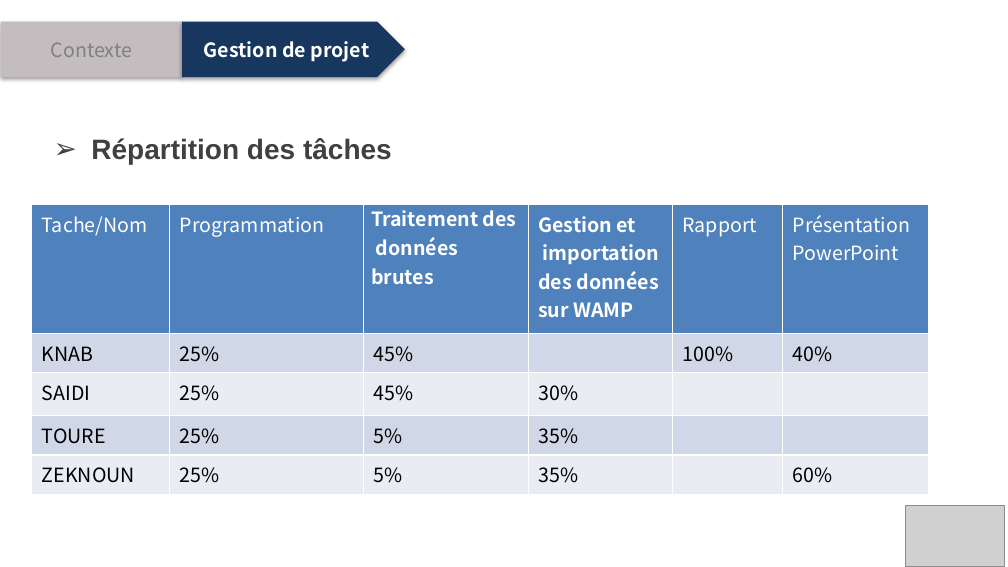
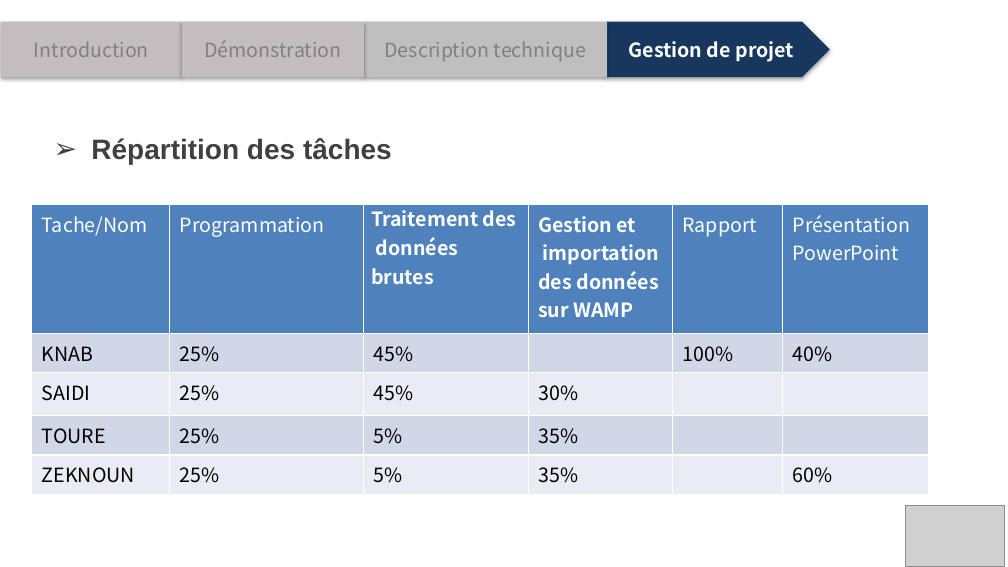
Before and after one commit to zeknoun/yourjob1, a slide deck: slide 11 of Presentation_projet.pptx (slide 4 before the commit). Drawn at 1008x567 pixels with LibreOffice and Linux fonts; fonts in the diff are those of the drawing; grey boxes stand for pictures; background and template pictures are left out. Boxes give left, top, right and bottom in pixels: in the first picture for what was removed or moved away, otherwise in the second. Text is boxed around its words. In the diff, an @@ line names an element or a change of style, - is before the commit and + after.

```diff
--- a/Presentation_projet.pptx
+++ b/Presentation_projet.pptx
@@ pentagon arrow added at bbox=[182, 21, 364, 77], fill #C3BDC0, 14 pt, text #808080 @@
+Démonstration
@@ pentagon arrow added at bbox=[364, 21, 607, 77], fill #BFBFBF, 14 pt, text #808080 @@
+Description technique
@@ pentagon arrow "Gestion de projet": place and size @@
-pentagon arrow "Gestion de projet" at bbox=[182, 21, 405, 77]
+pentagon arrow "Gestion de projet" at bbox=[607, 21, 830, 77]
@@ text in pentagon arrow at bbox=[34, 41, 149, 57]: text changed @@
-Contexte
+Introduction
```
Also in this commit, not shown: 8 other slides changed, 5 slides added, 6 slides removed.
